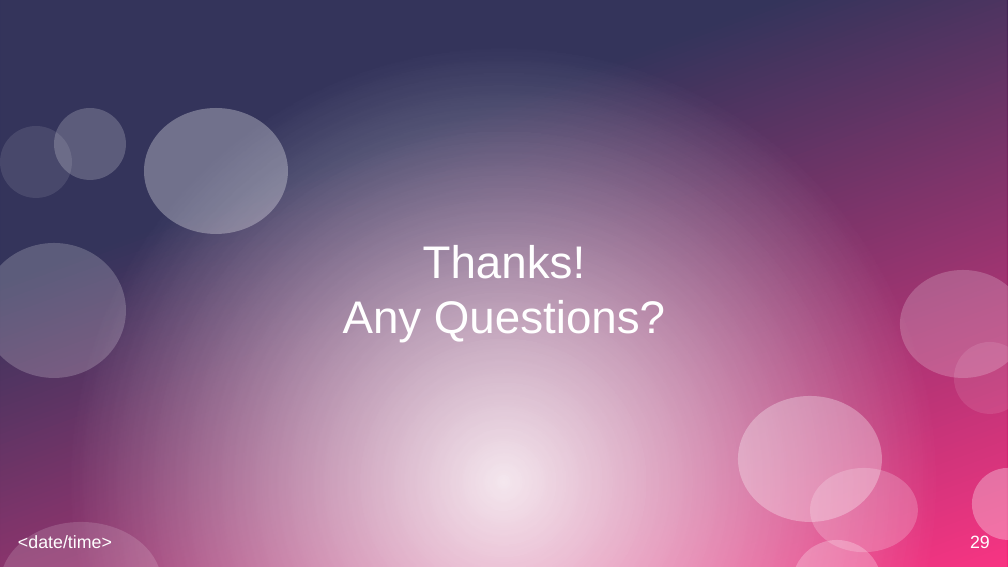
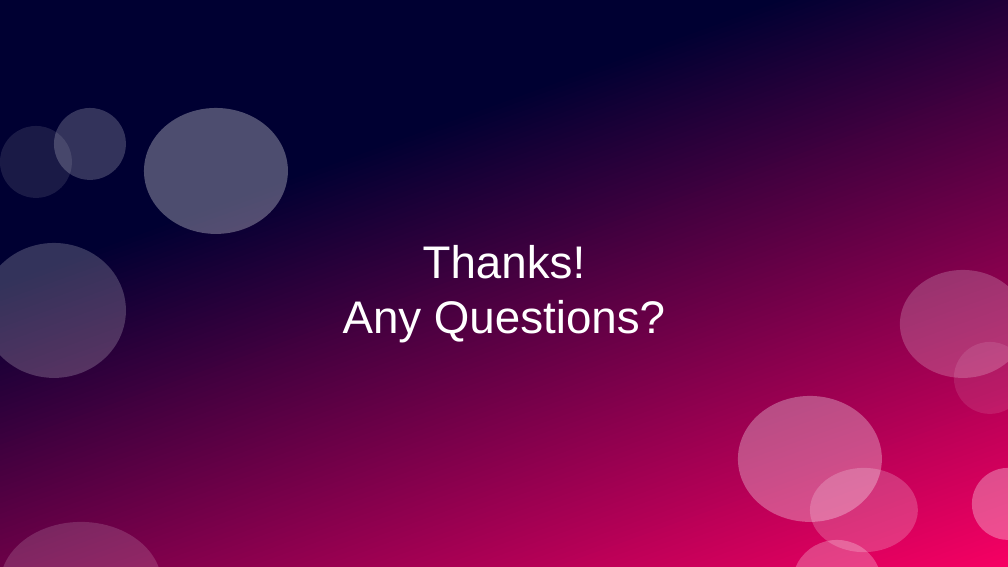
Before and after one commit to hamzaaldabe/QueryPerformanceAnalysis, a slide deck: slide 29 of QueryPerformanceAnalysis.odp. Drawn at 1008x567 pixels with LibreOffice and Linux fonts; fonts in the diff are those of the drawing. Boxes give left, top, right and bottom in pixels: in the first picture for what was removed or moved away, otherwise in the second. Text is boxed around its words. In the diff, an @@ line names an element or a change of style, - is before the commit and + after.

```diff
--- a/QueryPerformanceAnalysis.odp
+++ b/QueryPerformanceAnalysis.odp
@@ rectangle removed at <box>0,0,1007,567</box> @@
@@ text removed at <box>18,535,112,548</box> @@
-<date/time>
@@ page number removed at <box>970,535,990,548</box> @@
-29
```
Also in this commit, not shown: 6 other slides changed, 1 other file.
